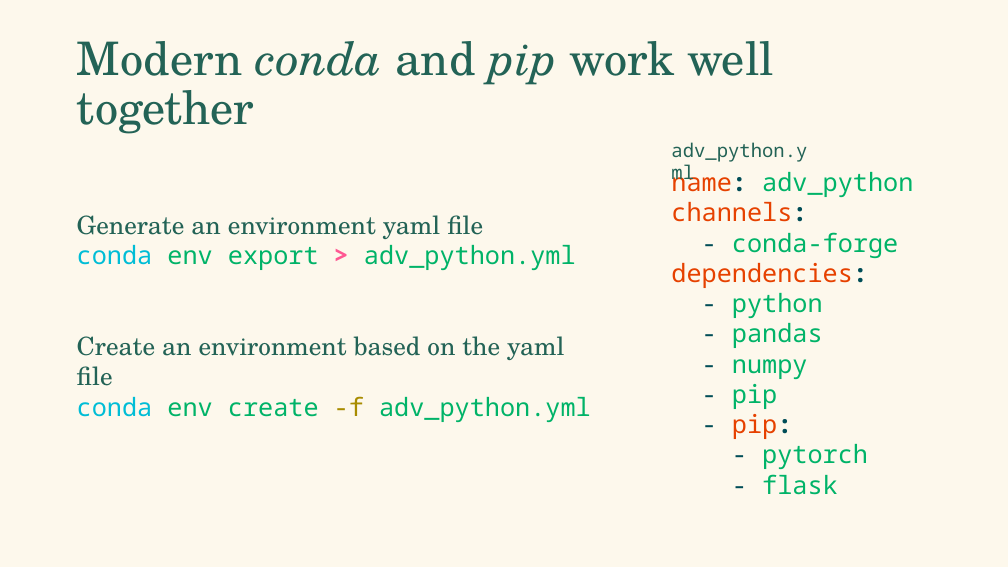
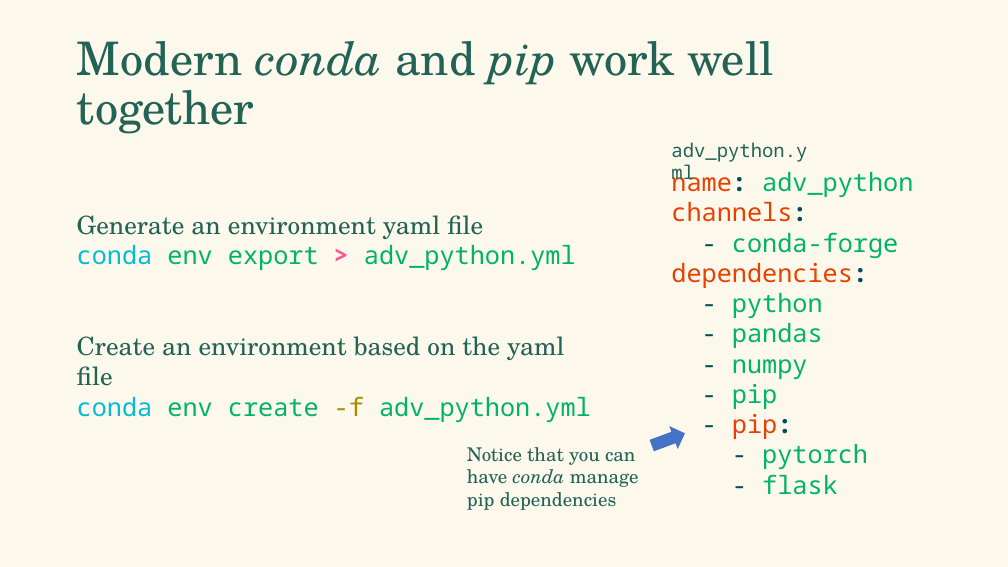
Before and after one commit to falconair/ProgrammingForAnalytics, a slide deck: slide 21 of lectures/080_env_pkg_management/Python environment and package management.pptx (slide 15 before the commit). Drawn at 1008x567 pixels with LibreOffice and Linux fonts; fonts in the diff are those of the drawing. Boxes give left, top, right and bottom in pixels: in the first picture for what was removed or moved away, otherwise in the second. Text is boxed around its words. In the diff, an @@ line names an element or a change of style, - is before the commit and + after.

```diff
--- a/lectures/080_env_pkg_management/Python environment and package management.pptx
+++ b/lectures/080_env_pkg_management/Python environment and package management.pptx
@@ text added at bbox=[467, 447, 639, 510], 18 pt, text #236356 @@
+Notice that you can have conda manage pip dependencies
@@ right arrow added at bbox=[648, 422, 690, 457], fill #4472C4 @@
```
Also in this commit, not shown: 4 other slides changed, 30 slides added.
